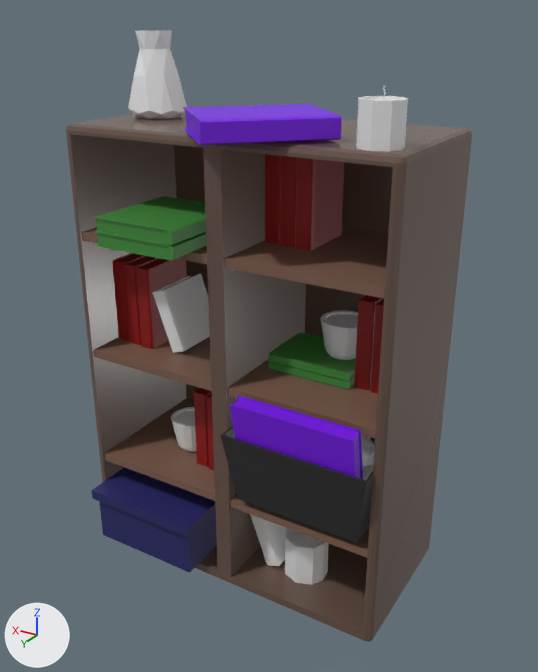
What one commit did to the Blender file Models/shelf.blend.
Rendered twice from a camera (50 mm lens) standing at (-4.32, 7.11, 6.56) and looking at (-0.19, 0.22, 3.12). The lights are fixed; the arrows at lower left show +X, +Y and +Z.

In view in the first picture: 'Books1', 'Books2', 'Books3', 'Books5', 'Candle', 'Chassis', 'Outside pegs', 'Pot', 'Shelves', 'Shoebox', 'Suzanne', 'Tote', 'Vase'.
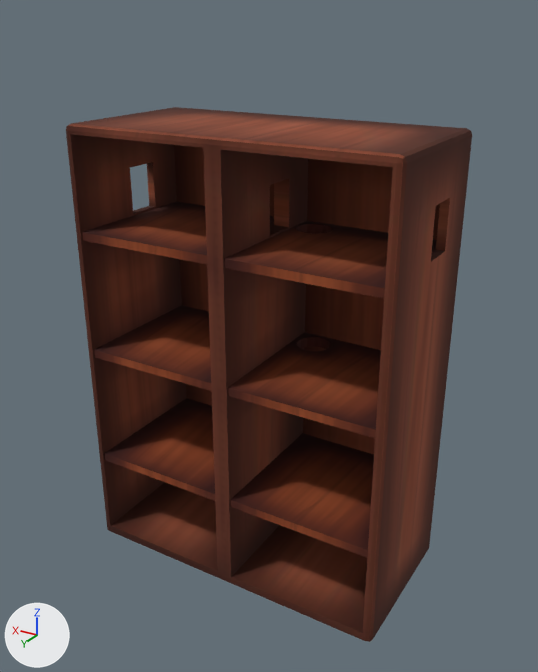
ob_empty is not drawn itself; it is used by a modifier of ob_books5.
ob_empty_001 is not drawn itself; it is used by a modifier of ob_books3.
ob_empty_002 is not drawn itself; it is used by a modifier of ob_candle.

The change, as a list of edits to the scene's bpy script:
```text
Change mat_material_002:
    remove mat_material_002.base_color = (0.138, 0.0865, 0.0666)  # brown #685349
    add mat_material_002.texture = img_shelfchassis
    mat_material_002.metallic: 0.0 -> 0.134
    mat_material_002.roughness: 0.268 -> 1.0
Change mat_material_004:
    remove mat_material_004.base_color = (0.204, 0.11, 0.0763)  # brown #7d5d4e
    add mat_material_004.texture = img_shelves_png_001
    mat_material_004.metallic: 0.0 -> 0.134
    mat_material_004.roughness: 0.5 -> 1.0
Change me_cube:
    used by ob_chassis; location = (0.0, 0.0, 0.2); scale = (1.0, 1.0, 1.01)
    remove me_cube.from_pydata(...)  # 38 vertices, 31 faces, 1 loose edge; spans x 0.0..2.0, y -1.0..1.0, z -0.2..5.2
    add me_cube.from_pydata(...)  # 90 vertices, 80 faces; spans x -2.0..2.0, y -1.0..1.0, z -0.2..5.2
    me_cube part 1: 1 vertex removed from x 0.0, y 1.0, z 5.13; 53 vertices added at x -2.0..2.0, y -1.0..1.0, z -0.2..5.2
    me_cube part 2: 27 kept faces spanning x 0.0..2.0, y -1.0..1.0, z -0.2..5.2 get new texture (UV) coordinates
Change me_cube_001:
    used by ob_shelves; location = (1.0, 0.07, 1.2); scale = (1.0, 0.91, 1.0)
    remove me_cube_001.from_pydata(...)  # 8 vertices, 6 faces; spans x -0.9..0.9, y -1.0..1.0, z -0.05..0.05
    add me_cube_001.from_pydata(...)  # 104 vertices, 68 faces; spans x -2.9..0.9, y -1.04..1.0, z -0.05..3.07
    me_cube_001 part 3: a new loose piece, a box spanning x -0.9..0.9, y -1.0..1.0, z 1.45..1.55, in mat_material_004 (picture img_shelves_png_001)
    me_cube_001 part 4: a new loose piece, a box spanning x -0.9..0.9, y -1.0..1.0, z 2.95..3.05, in mat_material_004 (picture img_shelves_png_001)
    me_cube_001 part 5: a new loose piece, a box spanning x -2.9..-1.1, y -1.0..1.0, z -0.05..0.05, in mat_material_004 (picture img_shelves_png_001)
    me_cube_001 part 6: a new loose piece of 36 vertices spanning x -2.9..-1.01, y -1.04..1.0, z 1.43..1.57, in mat_material_004 (picture img_shelves_png_001)
    me_cube_001 part 7: a new loose piece of 36 vertices spanning x -2.9..-1.1, y -1.0..1.0, z 2.93..3.07, in mat_material_004 (picture img_shelves_png_001)
    me_cube_001 part 8: 6 kept faces spanning x -0.9..0.9, y -1.0..1.0, z -0.05..0.05 get new texture (UV) coordinates
Change ob_chassis:
    remove _m = ob_chassis.modifiers.new('Mirror', 'MIRROR')
Change ob_shelves:
    remove _m = ob_shelves.modifiers.new('Array', 'ARRAY')
    remove _m.count = 3
    remove _m.relative_offset_displace = (0.0, 0.0, 15.0)
    remove _m = ob_shelves.modifiers.new('Mirror', 'MIRROR')
    remove _m.mirror_object = ob_chassis
Remove ob_books2:
    ob_books2 = bpy.data.objects.new('Books2', me_cube_004)
Remove ob_books3:
    ob_books3 = bpy.data.objects.new('Books3', me_cube_005)
Remove ob_books1:
    ob_books1 = bpy.data.objects.new('Books1', me_cube_006)
Remove ob_pot:
    ob_pot = bpy.data.objects.new('Pot', me_cylinder)
Remove ob_vase:
    ob_vase = bpy.data.objects.new('Vase', me_cylinder_001)
Remove ob_shoebox:
    ob_shoebox = bpy.data.objects.new('Shoebox', me_cube_007)
Remove ob_tote:
    ob_tote = bpy.data.objects.new('Tote', me_cube_008)
Remove ob_suzanne:
    ob_suzanne = bpy.data.objects.new('Suzanne', me_suzanne)
Remove ob_books5:
    ob_books5 = bpy.data.objects.new('Books5', me_cube_010)
Remove ob_empty:
    ob_empty = bpy.data.objects.new('Empty', None)
Remove ob_empty_001:
    ob_empty_001 = bpy.data.objects.new('Empty.001', None)
Remove ob_candle:
    ob_candle = bpy.data.objects.new('Candle', me_cylinder_002)
Remove ob_empty_002:
    ob_empty_002 = bpy.data.objects.new('Empty.002', None)
```

What differs and where, as boxes (x1, y1, x2, y2) in the pictures (538 x 672 px):
'Chassis', surface changed, reshaped, modifiers changed: before (66, 112, 472, 642); after (66, 107, 472, 642)
'Shelves', surface changed, reshaped, modifiers changed: before (82, 226, 388, 558); after (82, 202, 437, 558)
'Books1', deleted (red): before (112, 154, 384, 471)
'Books5', deleted (purple): before (183, 104, 363, 479)
'Tote', deleted (black): before (220, 426, 375, 542)
'Shoebox', deleted (blue): before (92, 467, 217, 573)
'Books3', deleted (green): before (94, 196, 356, 389)
'Candle', deleted: before (285, 86, 408, 585)
'Books2', deleted: before (153, 273, 287, 566)
'Vase', deleted: before (128, 30, 187, 119)
'Pot', deleted: before (171, 310, 358, 452)
'Suzanne', deleted: before (361, 434, 375, 480)
part 1 of me_cube, built on: before (203, 145, 231, 581); after (70, 117, 472, 642)
part 2 of me_cube, surface changed: before (66, 112, 472, 642); after (66, 107, 303, 580)
part 3 of me_cube_001, added (brown): after (94, 305, 212, 391)
part 4 of me_cube_001, added (brown): after (82, 202, 274, 264)
part 5 of me_cube_001, added (brown): after (230, 433, 374, 558)
part 6 of me_cube_001, added (brown): after (227, 332, 381, 438)
part 7 of me_cube_001, added (brown): after (224, 221, 437, 298)
part 8 of me_cube_001, surface changed: before (82, 226, 388, 558); after (104, 398, 215, 501)
